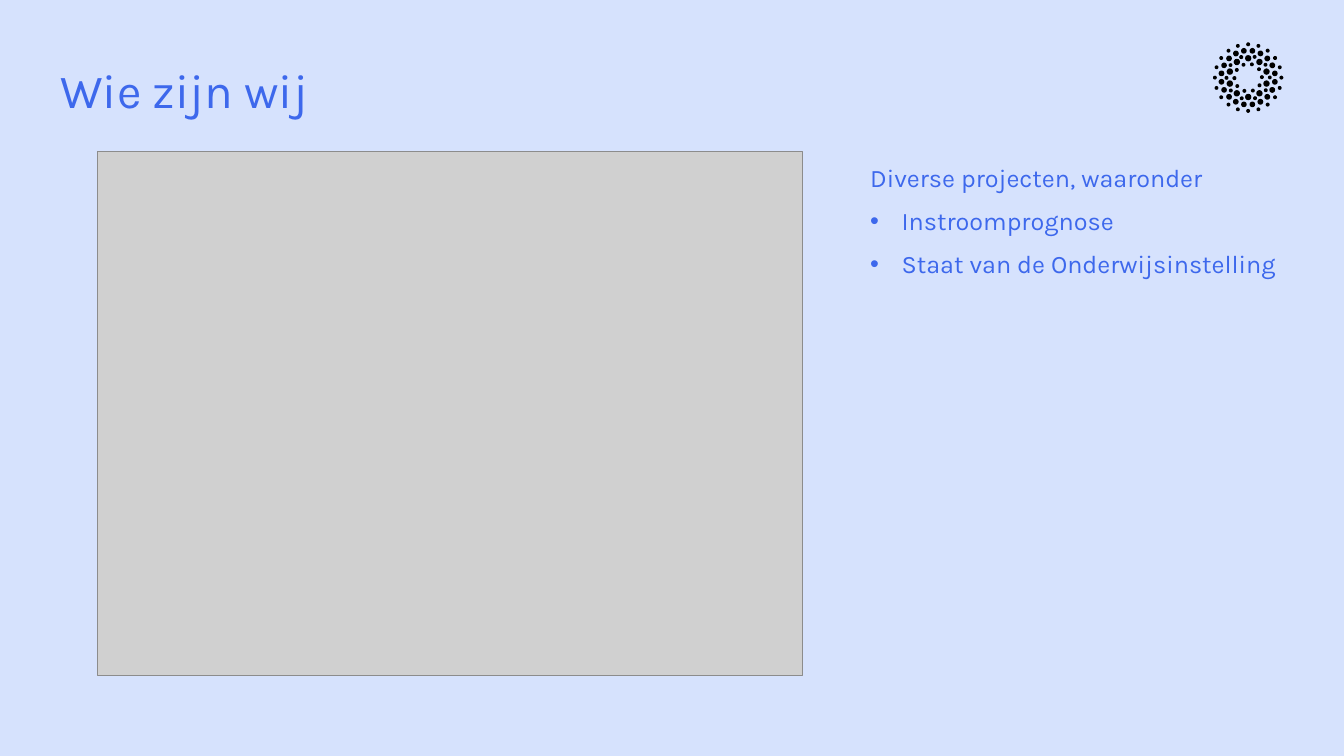
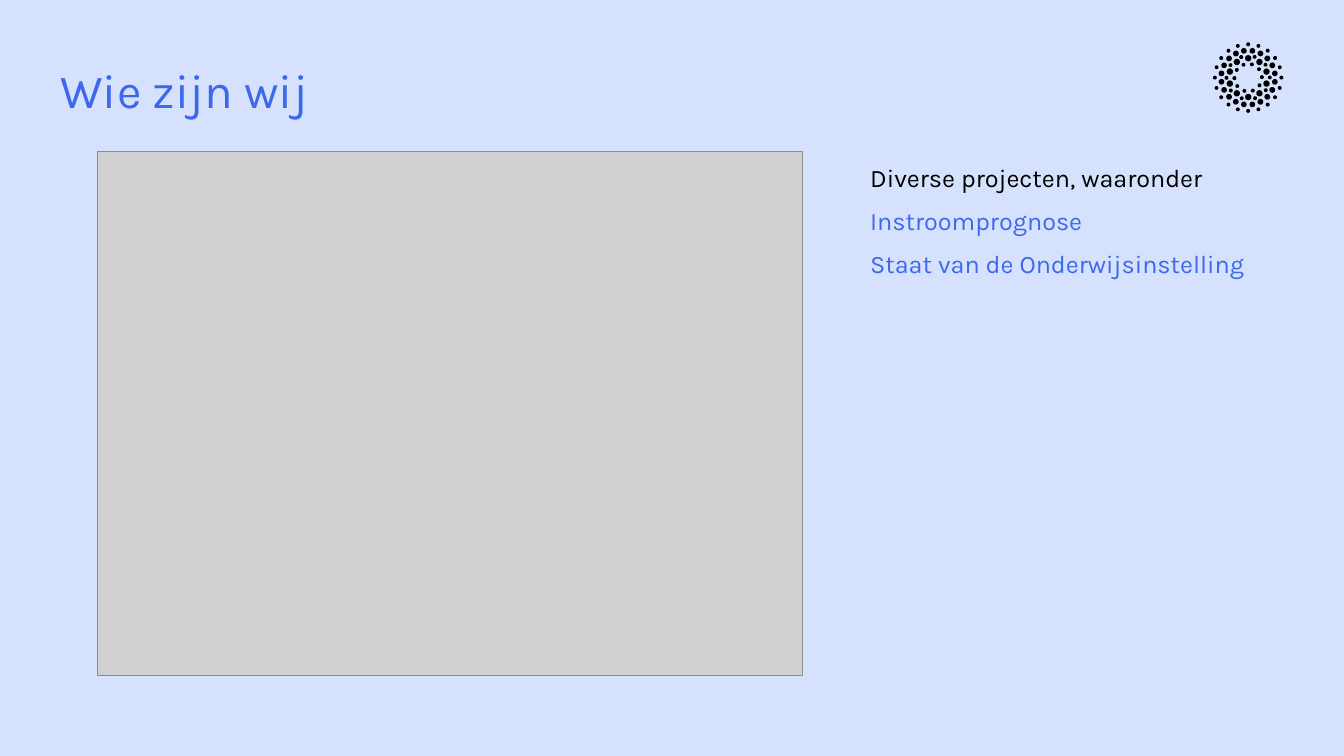
Before and after one commit to cedanl/clidev-presentaties, a slide deck: slide 3 of exports/261029_dair_onderwijsdata/261029_dair_onderwijsdata.pptx. Drawn at 1344x756 pixels with LibreOffice and Linux fonts; fonts in the diff are those of the drawing; grey boxes stand for pictures. Boxes give left, top, right and bottom in pixels: in the first picture for what was removed or moved away, otherwise in the second. Text is boxed around its words. In the diff, an @@ line names an element or a change of style, - is before the commit and + after.

```diff
--- a/exports/261029_dair_onderwijsdata/261029_dair_onderwijsdata.pptx
+++ b/exports/261029_dair_onderwijsdata/261029_dair_onderwijsdata.pptx
@@ text "Diverse projecten, waaronder" at bbox=[870, 169, 1245, 279]: text colour #3D68EC to #000000 in "Diverse projecten, waaronder"; bullet • to none @@
```
Also in this commit, not shown: 3 other slides changed, 2 other files.
